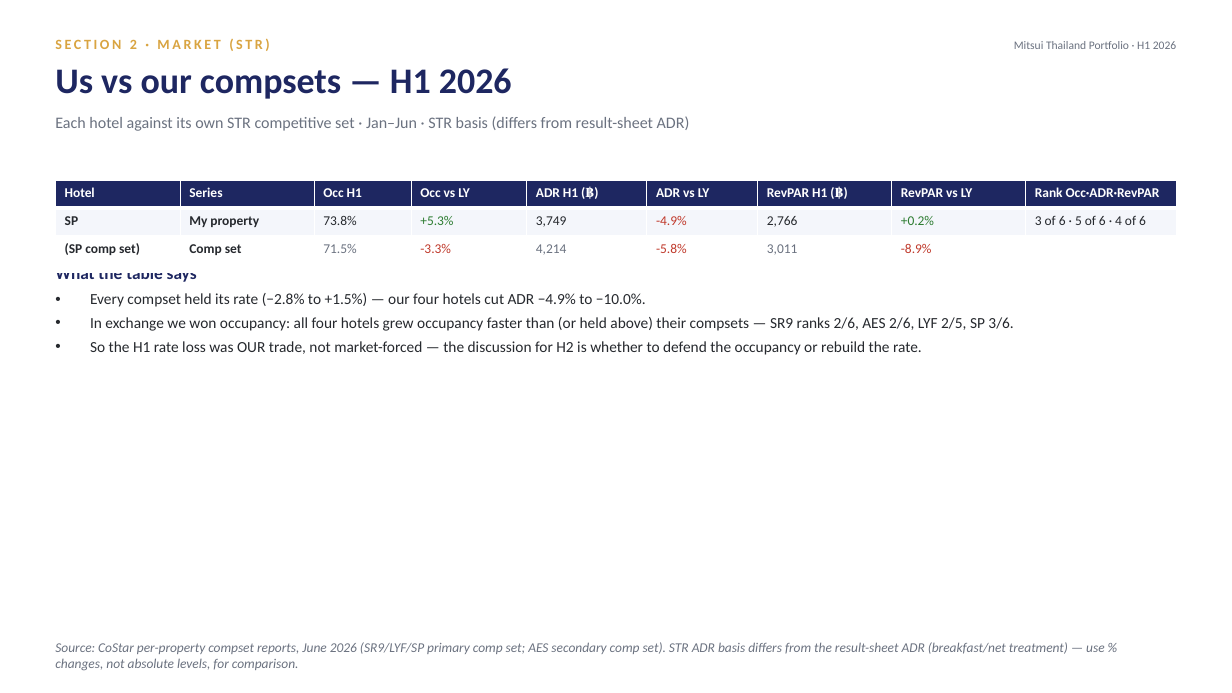
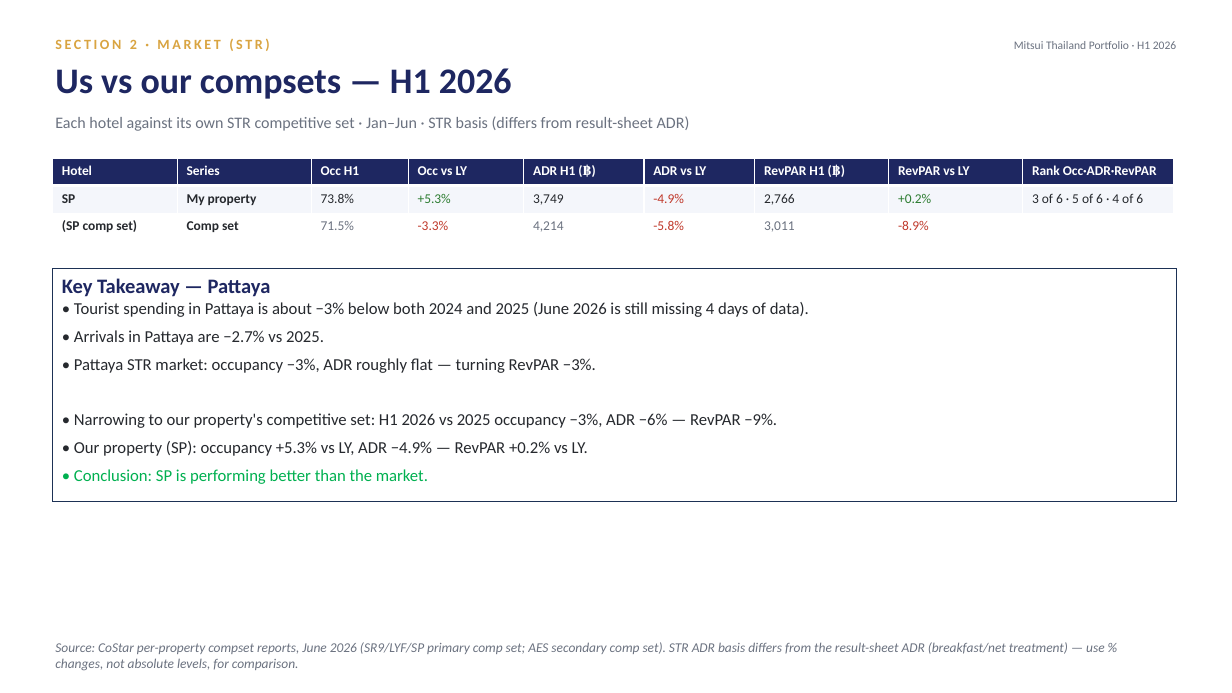
Before and after one commit to Chavin2543/mae-workspace, a slide deck: slide 17 of output/Portfolio_Performance_Report_H1-2026.pptx (slide 18 before the commit). Drawn at 1232x693 pixels with LibreOffice and Linux fonts; fonts in the diff are those of the drawing. Boxes give left, top, right and bottom in pixels: in the first picture for what was removed or moved away, otherwise in the second. Text is boxed around its words. In the diff, an @@ line names an element or a change of style, - is before the commit and + after.

```diff
--- a/output/Portfolio_Performance_Report_H1-2026.pptx
+++ b/output/Portfolio_Performance_Report_H1-2026.pptx
@@ table: place and size @@
-table at (55,180,1177,263)
+table at (53,158,1174,250)
@@ rectangle added at (53,269,1177,502), fill #FFFFFF, outline #1E3256 1 pt, 13 pt, text #26292E @@
+Key Takeaway — Pattaya
+• Tourist spending in Pattaya is about −3% below both 2024 and 2025 (June 2026 is still missing 4 days of data).
+• Arrivals in Pattaya are −2.7% vs 2025.
+• Pattaya STR market: occupancy −3%, ADR roughly flat — turning RevPAR −3%.
+• Narrowing to our property's competitive set: H1 2026 vs 2025 occupancy −3%, ADR −6% — RevPAR −9%.
+• Our property (SP): occupancy +5.3% vs LY, ADR −4.9% — RevPAR +0.2% vs LY.
+• Conclusion: SP is performing better than the market.
@@ text removed at (55,273,1013,355) @@
-What the table says
-• Every compset held its rate (−2.8% to +1.5%) — our four hotels cut ADR −4.9% to −10.0%.
-• In exchange we won occupancy: all four hotels grew occupancy faster than (or held above) their compsets — SR9 ranks 2/6, AES 2/6, LYF 2/5, SP 3/6.
-• So the H1 rate loss was OUR trade, not market-forced — the discussion for H2 is whether to defend the occupancy or rebuild the rate.
```
Also in this commit, not shown: 17 other slides changed, 2 slides removed, 1 other file.
